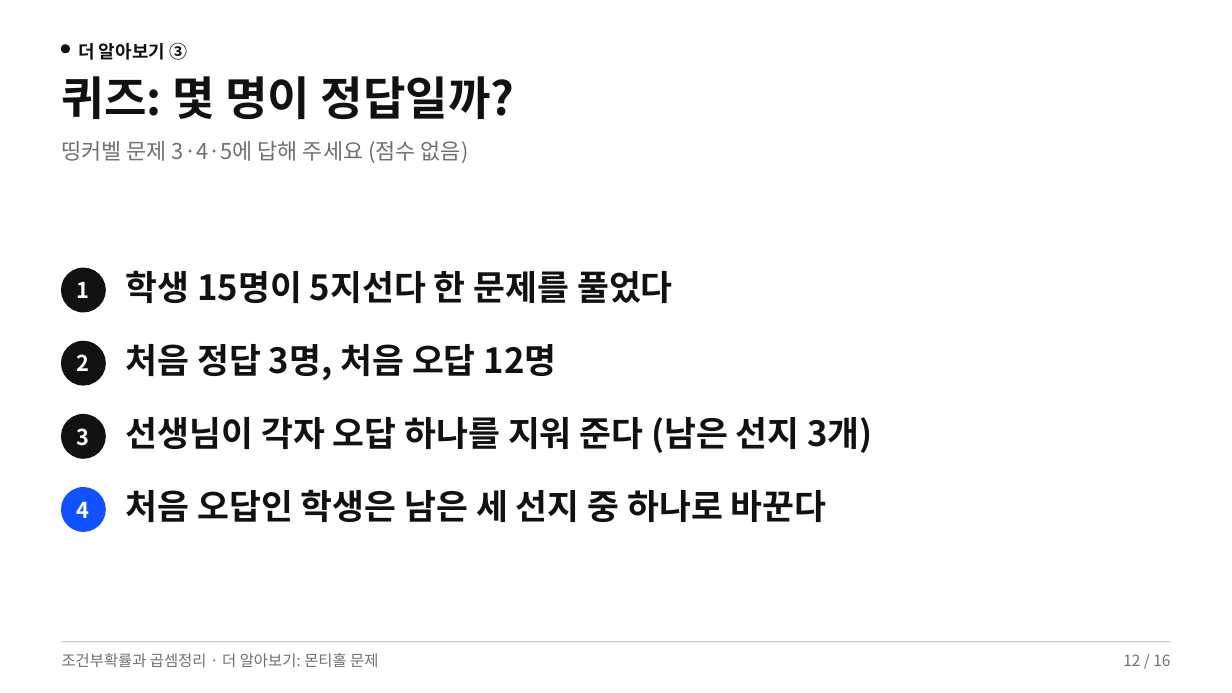
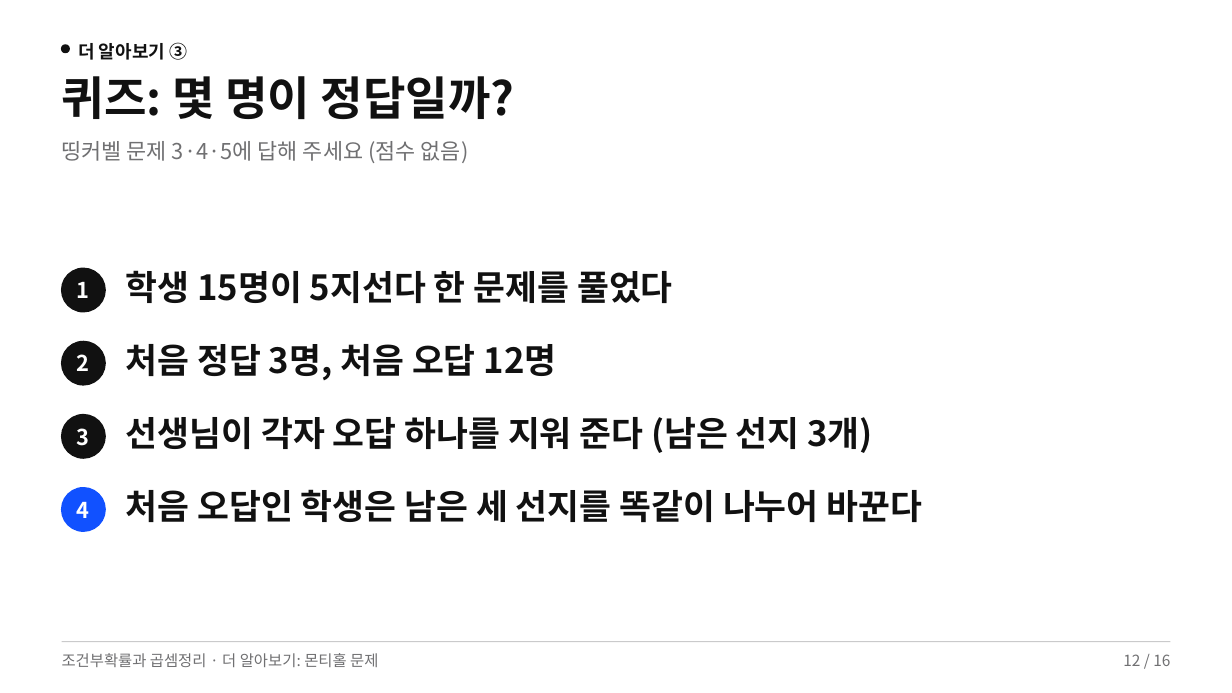
Before and after one commit to yestar02/ms-b4af2784, a slide deck: slide 12 of slides.pptx. Drawn at 1232x693 pixels with LibreOffice and Linux fonts; fonts in the diff are those of the drawing. Boxes give left, top, right and bottom in pixels: in the first picture for what was removed or moved away, otherwise in the second. Text is boxed around its words. In the diff, an @@ line names an element or a change of style, - is before the commit and + after.

```diff
--- a/slides.pptx
+++ b/slides.pptx
@@ text at (126, 489, 923, 522): text changed @@
-처음 오답인 학생은 남은 세 선지 중 하나로 바꾼다
+처음 오답인 학생은 남은 세 선지를 똑같이 나누어 바꾼다
```
Also in this commit, not shown: 1 other file.
